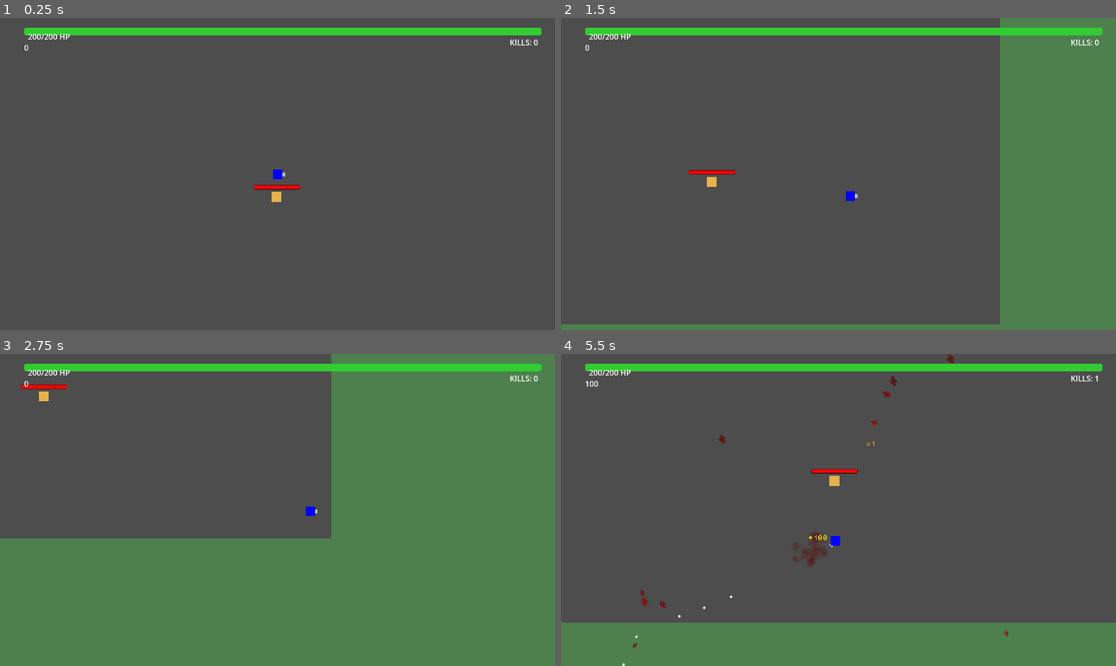
Above: before the commit, frames 1-4 (two rows, left to right).
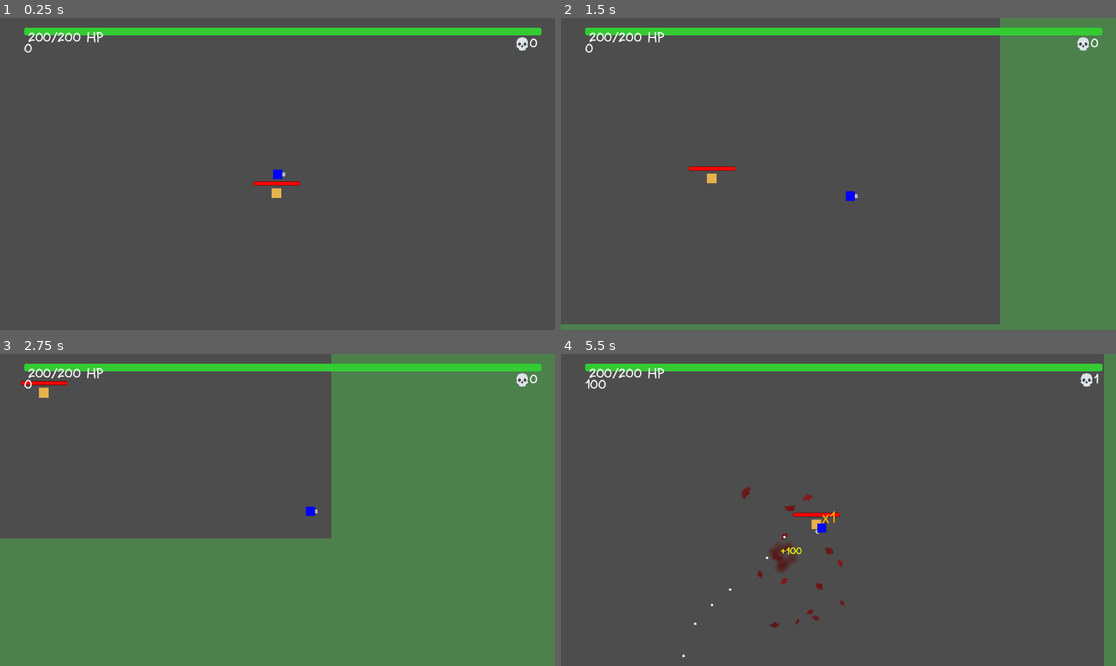
Above: after the commit, the same moments.

Repository: AtulkrishnanMU/roadblood
Game: Godot game, scene res://scenes/levels/level_template.tscn
Same seed, same stepped clock (60 frames per second), same inputs: the game is played once before the commit and once after it. Sound files missing from this copy of the repository are replaced by a short silence.
Inputs:
- Up to frame 1 (0.25 s): no input
- Up to frame 2 (1.5 s): tap Enter at 0.5 s; hold Right (ui_right) 0.53-1.28 s; hold Down (ui_down) from 1.28 s (still down)
- Up to frame 3 (2.75 s): release Down (ui_down) at 2.03 s; hold Right (ui_right) from 2.03 s (still down)
- Up to frame 4 (5.5 s): release Right (ui_right) at 2.78 s; hold Up (ui_up) 2.78-3.53 s; hold Left (ui_left) 3.53-5.03 s; hold Down (ui_down) from 5.03 s (still down)

The runs differ from the first frame. In frame 1, 0.6% of the frame differs, in the area x 4-97%, y 4-60%; in frame 2, 0.6%; in frame 3, 0.6%; in frame 4, 17%, in the area x 0-100%, y 0-100%.

Commit message:
Improved gameplay again

Diff:
--- a/scenes/characters/enemy/base_enemy.gd
+++ b/scenes/characters/enemy/base_enemy.gd
@@ -17,6 +17,9 @@
 # Audio constants
 const MIN_PITCH = 1.5
 const MAX_PITCH = 3.0
+
+# Eating sound constants
+const EATING_SOUND = preload("res://sounds/eating.mp3")
 
 # Sound arrays
 var hurt_sounds: Array[AudioStream] = [
@@ -59,6 +62,9 @@
 var continuous_attack_timer = 0.0
 var CONTINUOUS_ATTACK_INTERVAL = 2.0  # Attack every 2 seconds while in contact
 
+# Eating sound variables
+var eating_sound_player: AudioStreamPlayer
+
 func _ready():
 	add_to_group("enemies")
 	# Find the player reference
@@ -87,6 +93,9 @@
 	current_food_target = food_object
 	continuous_attack_timer = 0.0
 
+	# Start eating sound on loop
+	_start_eating_sound()
+
 	# Deal immediate damage on first contact
 	var knockback_direction = (current_food_target.global_position - global_position).normalized()
 	current_food_target.take_damage(DAMAGE, knockback_direction)
@@ -94,6 +103,9 @@
 func _stop_continuous_food_attack():
 	is_attacking_food = false
 	current_food_target = null
+
+	# Stop eating sound
+	_stop_eating_sound()
 
 func _update_continuous_food_attack(delta):
 	if is_attacking_food and current_food_target:
@@ -197,13 +209,15 @@
 				blood_splash.set_dead_enemy(true)
 
 func _find_target():
-	# Temporarily disable food targeting to debug player movement issue
-	# Override in child classes or use this default logic
-	if false:  # targets_food - temporarily disabled
+	# Check if this enemy targets food or player
+	if targets_food:
 		# Find nearest food
 		var food_objects = get_tree().get_nodes_in_group("food")
 		if food_objects.size() > 0:
 			current_target = _get_nearest_node(food_objects)
+		else:
+			# If no food available, fall back to player
+			current_target = player
 	else:
 		# Target player
 		current_target = player
@@ -275,6 +289,10 @@
 func _attack_target():
 	# Only attack if cooldown is ready
 	if attack_timer <= 0:
+		# Prevent food-targeting enemies from attacking the player
+		if targets_food and current_target == player:
+			return  # Don't attack the player if we target food
+
 		# Calculate knockback direction (from enemy to target)
 		var knockback_direction = (current_target.global_position - global_position).normalized()
 
@@ -345,3 +363,26 @@
 
 	# Remove enemy immediately after blood burst
 	queue_free()
+
+func _start_eating_sound():
+	# Create non-positional audio player for eating sound
+	if eating_sound_player == null:
+		eating_sound_player = AudioStreamPlayer.new()
+		add_child(eating_sound_player)
+
+	eating_sound_player.stream = EATING_SOUND
+	eating_sound_player.volume_db = -2.0  # Moderate volume for eating sound
+	eating_sound_player.play()
+
+	# Connect to loop the sound
+	if not eating_sound_player.finished.is_connected(_on_eating_sound_finished):
+		eating_sound_player.finished.connect(_on_eating_sound_finished)
+
+func _stop_eating_sound():
+	if eating_sound_player and eating_sound_player.playing:
+		eating_sound_player.stop()
+
+func _on_eating_sound_finished():
+	# Restart eating sound to create continuous loop
+	if is_attacking_food and eating_sound_player:
+		eating_sound_player.play()
--- a/scenes/characters/player/player.gd
+++ b/scenes/characters/player/player.gd
@@ -44,6 +44,8 @@
 var combo_streak: int = 0
 var combo_active: bool = false
 var combo_timer: Timer = null
+var current_combo_popup: Node2D = null  # Track persistent combo popup
+var combo_popup_label: Label = null   # Track the label for text updates
 
 var time = 0.0
 var shoot_angle = 0.0
@@ -82,6 +84,40 @@
 	combo_timer.connect("timeout",Callable(self,"_on_combo_timer_timeout"))
 	add_child(combo_timer)
 
+func _create_or_update_combo_popup():
+	var scene := get_tree().current_scene
+	if scene == null:
+		return
+
+	if current_combo_popup == null:
+		# Create new persistent popup
+		current_combo_popup = Node2D.new()
+		current_combo_popup.position = (global_position + Vector2(0, -100)).round()
+		scene.add_child(current_combo_popup)
+
+		combo_popup_label = Label.new()
+		combo_popup_label.text = "x" + str(combo_streak)
+		combo_popup_label.modulate = Color.ORANGE
+		FontConfig.apply_popup_font_with_size(combo_popup_label, 100)
+
+		current_combo_popup.add_child(combo_popup_label)
+	else:
+		# Update existing popup text
+		combo_popup_label.text = "x" + str(combo_streak)
+		# Update position to follow player
+		current_combo_popup.position = (global_position + Vector2(0, -100)).round()
+
+func _fade_out_combo_popup():
+	if current_combo_popup and combo_popup_label:
+		var tween = get_tree().create_tween()
+		tween.tween_property(combo_popup_label, "modulate:a", 0.0, 0.5)
+		tween.tween_callback(func():
+			if current_combo_popup:
+				current_combo_popup.queue_free()
+				current_combo_popup = null
+				combo_popup_label = null
+		)
+
 func _on_combo_timer_timeout():
 	# Apply score before resetting the combo
 	apply_combo_score()
@@ -97,8 +133,8 @@
 		combo_timer.stop()
 		combo_timer.start()
 
-	# Show combo popup immediately for instant feedback
-	PopupUtils.spawn_combo_popup(self, "x" + str(combo_streak))
+	# Update persistent combo popup
+	_create_or_update_combo_popup()
 
 	emit_signal("combo_streak_changed", combo_streak)
 
@@ -109,6 +145,9 @@
 	# Stop combo timer
 	if combo_timer:
 		combo_timer.stop()
+
+	# Fade out combo popup
+	_fade_out_combo_popup()
 
 	emit_signal("combo_streak_changed", 0)
 	print("Combo streak reset")
@@ -221,6 +260,10 @@
 
 	# Update base_y to follow movement
 	base_y = position.y
+
+	# Update combo popup position to follow player
+	if current_combo_popup:
+		current_combo_popup.position = (global_position + Vector2(0, -100)).round()
 
 	# Update screen shake
 	if screen_shake_time > 0:
@@ -374,6 +417,9 @@
 	# Apply combo score before taking damage if combo is active
 	apply_combo_score()
 
+	# Reset combo streak when taking damage
+	reset_combo_streak()
+
 	health = max(health - amount, 0)
 	if ui_script:
 		ui_script.update_health(health, MAX_HEALTH)
@@ -431,13 +477,14 @@
 	tween.tween_callback(flash.queue_free)
 
 func _play_gunshot_sound():
-	# Create audio player for gunshot sound
+	# Create audio player for gunshot sound with lower volume and random pitch
 	var audio_player = AudioStreamPlayer2D.new()
 	var gunshot_sound = load(GUNSHOT_SOUND_PATH)
 	if gunshot_sound:
 		audio_player.stream = gunshot_sound
-		audio_player.volume_db = -5.0  # Slightly quieter
+		audio_player.volume_db = 0.0  # Full volume for gunshot sounds
 		audio_player.position = global_position
+		audio_player.pitch_scale = randf_range(0.8, 1.2)  # Random pitch variation
 
 		# Add to scene and play
 		get_parent().add_child(audio_player)
--- a/scenes/levels/level.gd
+++ b/scenes/levels/level.gd
@@ -14,6 +14,12 @@
 	if ui:
 		combo_text_label = ui.get_node_or_null("ComboTextLabel")
 		combo_total_label = ui.get_node_or_null("ComboTotalLabel")
+
+		# Apply default font to combo labels
+		if combo_text_label:
+			FontConfig.apply_ui_font(combo_text_label)
+		if combo_total_label:
+			FontConfig.apply_ui_font(combo_total_label)
 
 	# Connect player signals
 	if player and player.has_signal("combo_streak_changed"):
--- a/scenes/levels/level_template.tscn
+++ b/scenes/levels/level_template.tscn
@@ -7,6 +7,8 @@
 [ext_resource type="PackedScene" uid="uid://bvxw8y7q2food" path="res://scenes/objects/food/food.tscn" id="6_eokde"]
 [ext_resource type="Script" uid="uid://dl7am6qsh2ul0" path="res://scenes/levels/level.gd" id="6_level_script"]
 [ext_resource type="PackedScene" uid="uid://bvxw8y7q2room" path="res://scenes/objects/room/room.tscn" id="7_room"]
+[ext_resource type="PackedScene" uid="uid://bvxw8y7q2healthspawner" path="res://scenes/objects/health/health_spawner.tscn" id="8_health_spawner"]
+[ext_resource type="PackedScene" uid="uid://bvxw8y7q2musicmanager" path="res://scenes/utility-scripts/utils/music_manager.tscn" id="9_music_manager"]
 
 [node name="LevelTemplate" type="Node2D"]
 script = ExtResource("6_level_script")
@@ -18,8 +20,12 @@
 [node name="TimeUtils" type="Node" parent="."]
 script = ExtResource("5_time_utils")
 
+[node name="MusicManager" parent="." instance=ExtResource("9_music_manager")]
+
 [node name="EnemySpawner" type="Node2D" parent="."]
 script = ExtResource("4_spawner")
+
+[node name="HealthSpawner" parent="." instance=ExtResource("8_health_spawner")]
 
 [node name="Food" parent="." instance=ExtResource("6_eokde")]
 position = Vector2(568, 445)
--- a/scenes/objects/food/food_object.gd
+++ b/scenes/objects/food/food_object.gd
@@ -5,6 +5,12 @@
 var health: int
 var max_health: int
 var health_bar: ProgressBar
+
+# Floating animation variables
+var time = 0.0
+var base_y = 0.0
+const FLOAT_SPEED = 80.0  # Much faster float speed
+const FLOAT_HEIGHT = 20.0  # Slightly larger float height
 
 func _ready():
 	add_to_group("food")
@@ -16,6 +22,19 @@
 		health_bar.max_value = max_health
 		health_bar.value = health
 		_setup_health_bar_style()
+
+	# Store initial Y position for floating animation
+	base_y = position.y
+
+func _physics_process(delta):
+	time += delta
+
+	# Floating animation with ease in/out using cubic interpolation
+	var float_phase = time * FLOAT_SPEED * 0.1
+	# Use ease in/out with cubic interpolation for smooth acceleration/deceleration
+	var ease_factor = 0.5 * (1.0 + cos(float_phase * TAU))  # Cosine gives natural ease in/out
+	var float_offset = ease_factor * FLOAT_HEIGHT
+	position.y = base_y - float_offset  # Negative to float up when ease_factor is high
 
 func _setup_health_bar_style():
 	# Style the health bar
--- /dev/null
+++ b/scenes/objects/health/health_pickup.gd
@@ -0,0 +1,125 @@
+extends Area2D
+
+class_name HealthPickup
+
+const HEAL_AMOUNT = 25
+const FLOAT_SPEED = 50.0
+const FLOAT_HEIGHT = 20.0
+const LIFETIME = 10.0  # Health pickups disappear after 10 seconds
+const HEALTH_GAIN_SOUND = preload("res://sounds/health-gain.mp3")  # Same as player
+
+var time = 0.0
+var base_y = 0.0
+var player: CharacterBody2D
+var is_collected = false
+
+# Visual elements
+var sprite: Sprite2D
+var collision_shape: CollisionShape2D
+
+func _ready():
+	# Add to health pickups group
+	add_to_group("health_pickups")
+
+	# Find player reference
+	player = get_tree().get_first_node_in_group("player")
+
+	# Create visual elements
+	_create_visuals()
+
+	# Set up collision detection
+	body_entered.connect(_on_body_entered)
+
+	# Store initial Y position for floating animation
+	base_y = position.y
+
+func _create_visuals():
+	# Create sprite (pink circle)
+	sprite = Sprite2D.new()
+	var texture = ImageTexture.new()
+	var image = Image.create(32, 32, false, Image.FORMAT_RGBA8)
+	image.fill(Color.TRANSPARENT)
+
+	# Draw pink circle
+	var center = Vector2(16, 16)
+	var radius = 14
+	for x in range(32):
+		for y in range(32):
+			var pos = Vector2(x, y)
+			var dist = pos.distance_to(center)
+			if dist <= radius:
+				# Create gradient effect
+				var brightness = 1.0 - (dist / radius) * 0.3
+				image.set_pixel(x, y, Color(1.0, 0.7, 0.8, brightness))  # Pink with gradient
+
+	texture.set_image(image)
+	sprite.texture = texture
+	add_child(sprite)
+
+	# Create collision shape
+	collision_shape = CollisionShape2D.new()
+	var circle_shape = CircleShape2D.new()
+	circle_shape.radius = 14
+	collision_shape.shape = circle_shape
+	add_child(collision_shape)
+
+func _physics_process(delta):
+	time += delta
+
+	# Floating animation
+	var float_phase = time * FLOAT_SPEED * 0.1
+	var smooth_float = smoothstep(-1.0, 1.0, sin(float_phase))
+	var float_offset = smooth_float * FLOAT_HEIGHT
+	position.y = base_y + float_offset
+
+	# Remove after lifetime
+	if time >= LIFETIME:
+		_fade_out_and_remove()
+
+func _on_body_entered(body):
+	if body == player and not is_collected:
+		is_collected = true
+
+		# Heal the player
+		if player.has_method("heal"):
+			player.heal(HEAL_AMOUNT)
+
+			# Play health gain sound
+			_play_health_gain_sound()
+
+			# Show custom health popup (pink with flicker)
+			_spawn_health_popup()
+
+			# Hide sprite and disable collision safely using call_deferred
+			if sprite:
+				sprite.visible = false
+			if collision_shape:
+				collision_shape.set_deferred("disabled", true)
+
+			# Delay destruction to allow sound to play
+			var tween = create_tween()
+			tween.tween_callback(queue_free).set_delay(1.0)
+
+func _spawn_health_popup():
+	const PopupUtils = preload("res://scenes/utility-scripts/utils/popup_utils.gd")
+	# Create a custom pink health popup with flicker effect
+	PopupUtils.spawn_floating_popup(self, "+" + str(HEAL_AMOUNT) + " HP", Color(1.0, 0.7, 0.8), Vector2(0, -50), 64)
+
+func _play_health_gain_sound():
+	# Create non-positional audio player for health gain sound
+	var audio_player = AudioStreamPlayer.new()
+	audio_player.stream = HEALTH_GAIN_SOUND
+	audio_player.volume_db = 3.0  # Louder than full volume for health gain sound
+
+	# Add to scene and play
+	add_child(audio_player)
+	audio_player.play()
+
+	# Remove after sound finishes
+	audio_player.finished.connect(audio_player.queue_free)
+
+func _fade_out_and_remove():
+	# Fade out animation before removing
+	var tween = create_tween()
+	tween.tween_property(sprite, "modulate:a", 0.0, 0.5)
+	tween.tween_callback(queue_free)
--- /dev/null
+++ b/scenes/objects/health/health_pickup.tscn
@@ -0,0 +1,12 @@
+[gd_scene load_steps=3 format=3 uid="uid://dyrfq5la7emaj"]
+
+[ext_resource type="Script" uid="uid://860yw5sllk1e" path="res://scenes/objects/health/health_pickup.gd" id="health_script"]
+
+[sub_resource type="CircleShape2D" id="CircleShape2D_1"]
+radius = 67.18631
+
+[node name="HealthPickup" type="Area2D"]
+script = ExtResource("health_script")
+
+[node name="CollisionShape2D" type="CollisionShape2D" parent="."]
+shape = SubResource("CircleShape2D_1")
--- /dev/null
+++ b/scenes/objects/health/health_spawner.tscn
@@ -0,0 +1,6 @@
+[gd_scene load_steps=2 format=3 uid="uid://bvxw8y7q2healthspawner"]
+
+[ext_resource type="Script" path="res://scenes/utility-scripts/utils/health_spawner.gd" id="health_spawner_script"]
+
+[node name="HealthSpawner" type="Node2D"]
+script = ExtResource("health_spawner_script")
--- a/scenes/ui/ui.gd
+++ b/scenes/ui/ui.gd
@@ -23,10 +23,19 @@
 	if health_bar:
 		health_bar.show_percentage = false
 		health_label = health_bar.get_node_or_null("HealthLabel")
+		# Apply default font to health label
+		if health_label:
+			FontConfig.apply_ui_font(health_label)
 
 	# Find other labels
 	kill_counter_label = get_node_or_null("HealthBar/KillCounterLabel")
 	score_label = get_node_or_null("ScoreLabel")
+
+	# Apply default font to UI labels
+	if kill_counter_label:
+		FontConfig.apply_ui_font(kill_counter_label)
+	if score_label:
+		FontConfig.apply_ui_font(score_label)
 
 	# Initialize displays
 	update_kill_counter(0)
@@ -103,7 +112,7 @@
 func update_kill_counter(kills: int):
 	total_kills = kills
 	if kill_counter_label:
-		kill_counter_label.text = "KILLS: " + str(total_kills)
+		kill_counter_label.text = "💀" + str(total_kills)
 
 	# Check for multi-bullet unlock
 	var player = get_tree().get_first_node_in_group("player")
--- a/scenes/ui/ui.tscn
+++ b/scenes/ui/ui.tscn
@@ -61,7 +61,7 @@
 offset_top = 19.0
 offset_right = 1067.0
 offset_bottom = 43.0
-text = "KILLS: 0"
+text = "💀0"
 horizontal_alignment = 2
 
 [node name="ScoreLabel" type="Label" parent="."]
--- a/scenes/utility-scripts/utils/audio_utils.gd
+++ b/scenes/utility-scripts/utils/audio_utils.gd
@@ -74,7 +74,20 @@
 	# Randomly select one death sound from the array
 	var sound_to_play = death_sounds[randi() % death_sounds.size()]
 
-	play_positioned_sound(sound_to_play, position, 1.4, 2.0)
+	# Create non-positional audio player for consistent full volume
+	var scene: Node = Engine.get_main_loop().current_scene
+	if scene == null:
+		return
+
+	var audio := AudioStreamPlayer.new()  # Non-positional for consistent volume
+	audio.stream = sound_to_play
+	audio.volume_db = -1.0  # Reduced volume for death sounds
+	audio.pitch_scale = randf_range(1.4, 2.0)  # Keep the high pitch variation
+	scene.add_child(audio)
+	audio.play()
+
+	# Remove after sound finishes
+	audio.finished.connect(audio.queue_free)
 
 # Plays hurt sound at position
 static func play_hurt_sound(hurt_sound: AudioStream, position: Vector2) -> void:
--- a/scenes/utility-scripts/utils/font_config.gd
+++ b/scenes/utility-scripts/utils/font_config.gd
@@ -2,13 +2,13 @@
 extends RefCounted
 
 # Global font configuration for Roadblood
-const DEFAULT_FONT_PATH := "res://fonts/PixelOperator8.ttf"
-const DEFAULT_FONT_SIZE := 16
-const DEFAULT_UI_FONT_SIZE := 14
+const DEFAULT_FONT_PATH := "res://fonts/tropical-luge.ttf"
+const DEFAULT_FONT_SIZE := 32
+const DEFAULT_UI_FONT_SIZE := 32
 const DEFAULT_DIALOGUE_FONT_SIZE := 16
 const DEFAULT_TITLE_FONT_SIZE := 32
-const DEFAULT_POPUP_FONT_SIZE := 20
-const DEFAULT_OUTLINE_SIZE := 2
+const DEFAULT_POPUP_FONT_SIZE := 32
+const DEFAULT_OUTLINE_SIZE := 0
 
 # Cached font resource
 static var _default_font: FontFile = null
@@ -84,6 +84,15 @@
 		# Explicitly remove outlines
 		label.add_theme_constant_override("outline_size", 0)
 
+static func apply_popup_font_with_size(label: Label, font_size: int) -> void:
+	# Apply font without outlines for popup text with custom size
+	var font := get_default_font()
+	if font and label:
+		label.add_theme_font_override("font", font)
+		label.add_theme_font_size_override("font_size", font_size)
+		# Explicitly remove outlines
+		label.add_theme_constant_override("outline_size", 0)
+
 # Apply custom font (for when you need a different font)
 static func apply_custom_font(label: Label, font_path: String, font_size: int = DEFAULT_FONT_SIZE) -> void:
 	var custom_font := load(font_path) as FontFile
--- /dev/null
+++ b/scenes/utility-scripts/utils/health_spawner.gd
@@ -0,0 +1,64 @@
+extends Node2D
+
+class_name HealthSpawner
+
+const HEALTH_PICKUP_SCENE = preload("res://scenes/objects/health/health_pickup.tscn")
+const SPAWN_INTERVAL = 15.0  # Spawn health every 15 seconds
+const MAX_HEALTH_PICKUPS = 3  # Maximum health pickups at once
+const SPAWN_MARGIN = 50  # Distance from room edges
+
+var spawn_timer: Timer
+var room_bounds: Rect2
+
+func _ready():
+	# Set up spawn timer
+	spawn_timer = Timer.new()
+	spawn_timer.wait_time = SPAWN_INTERVAL
+	spawn_timer.timeout.connect(_on_spawn_timer_timeout)
+	add_child(spawn_timer)
+	spawn_timer.start()
+
+	# Get room bounds from the room object
+	_find_room_bounds()
+
+func _find_room_bounds():
+	# Try to find the room in the scene
+	var room = get_tree().get_first_node_in_group("room")
+	if room and room.has_method("get_bounds"):
+		room_bounds = room.get_bounds()
+	else:
+		# Fallback: use a default room size
+		room_bounds = Rect2(100, 100, 1000, 600)
+		print("HealthSpawner: Using default room bounds")
+
+func _on_spawn_timer_timeout():
+	# Check if we can spawn more health pickups
+	var current_health_pickups = get_tree().get_nodes_in_group("health_pickups").size()
+	if current_health_pickups >= MAX_HEALTH_PICKUPS:
+		return
+
+	# Spawn a health pickup at a random position
+	_spawn_health_pickup()
+
+func _spawn_health_pickup():
+	# Generate random position within room bounds
+	var random_x = randf_range(room_bounds.position.x + SPAWN_MARGIN, room_bounds.position.x + room_bounds.size.x - SPAWN_MARGIN)
+	var random_y = randf_range(room_bounds.position.y + SPAWN_MARGIN, room_bounds.position.y + room_bounds.size.y - SPAWN_MARGIN)
+	var spawn_position = Vector2(random_x, random_y)
+
+	# Create health pickup
+	var health_pickup = HEALTH_PICKUP_SCENE.instantiate()
+	if health_pickup:
+		health_pickup.position = spawn_position
+		get_tree().current_scene.add_child(health_pickup)
+		print("Health pickup spawned at: ", spawn_position)
+
+func stop_spawning():
+	# Stop the spawn timer
+	if spawn_timer:
+		spawn_timer.stop()
+
+func start_spawning():
+	# Start the spawn timer
+	if spawn_timer:
+		spawn_timer.start()
--- /dev/null
+++ b/scenes/utility-scripts/utils/music_manager.gd
@@ -0,0 +1,55 @@
+extends Node
+
+class_name MusicManager
+
+const BG_TRACK = preload("res://music/bg-track.mp3")
+
+var music_player: AudioStreamPlayer
+var is_playing = false
+
+func _ready():
+	# Create audio player for background music
+	music_player = AudioStreamPlayer.new()
+
+	# Create a mutable copy of the audio stream for looping
+	var bg_stream = BG_TRACK.duplicate()
+	if bg_stream is AudioStreamMP3:
+		bg_stream.loop = true
+
+	music_player.stream = bg_stream
+	music_player.volume_db = 0.0  # Full volume for background music
+	music_player.autoplay = false  # We'll control playback manually
+
+	add_child(music_player)
+
+	# Start playing background music
+	play_background_music()
+
+func play_background_music():
+	if not is_playing and music_player:
+		music_player.play()
+		is_playing = true
+		print("Background music started")
+
+func stop_background_music():
+	if is_playing and music_player:
+		music_player.stop()
+		is_playing = false
+		print("Background music stopped")
+
+func set_volume(volume_db: float):
+	if music_player:
+		music_player.volume_db = volume_db
+
+func fade_out(duration: float = 2.0):
+	if music_player and is_playing:
+		var tween = create_tween()
+		tween.tween_property(music_player, "volume_db", -80.0, duration)
+		tween.tween_callback(stop_background_music)
+
+func fade_in(duration: float = 2.0, target_volume: float = 0.0):
+	if music_player and not is_playing:
+		music_player.volume_db = -80.0  # Start silent
+		play_background_music()
+		var tween = create_tween()
+		tween.tween_property(music_player, "volume_db", target_volume, duration)
--- /dev/null
+++ b/scenes/utility-scripts/utils/music_manager.tscn
@@ -0,0 +1,6 @@
+[gd_scene load_steps=2 format=3 uid="uid://ekgfi84n6oqb"]
+
+[ext_resource type="Script" path="res://scenes/utility-scripts/utils/music_manager.gd" id="music_manager_script"]
+
+[node name="MusicManager" type="Node"]
+script = ExtResource("music_manager_script")
--- a/scenes/utility-scripts/utils/popup_utils.gd
+++ b/scenes/utility-scripts/utils/popup_utils.gd
@@ -5,7 +5,7 @@
 const POPUP_FONT_SIZE = 30
 
 # Clean floating popup method (similar to cash popup)
-static func spawn_floating_popup(character: Node2D, text: String, color: Color, offset: Vector2 = Vector2(0, -20), font_size: int = 20, height: float = 0.0) -> void:
+static func spawn_floating_popup(character: Node2D, text: String, color: Color, offset: Vector2 = Vector2(0, -20), font_size: int = FontConfig.DEFAULT_POPUP_FONT_SIZE, height: float = 0.0) -> void:
 	var scene := character.get_tree().current_scene
 	if scene == null:
 		return
@@ -19,11 +19,9 @@
 	var label := Label.new()
 	label.text = text
 	label.modulate = color
-	# Apply popup font (no outlines)
-	FontConfig.apply_popup_font(label)
-	# Override font size if it's not the default
-	if font_size != 20:
-		label.add_theme_font_size_override("font_size", font_size)
+	# Apply popup font (no outlines) with custom size
+	FontConfig.apply_popup_font_with_size(label, font_size)
+	print("Popup font size set to: ", font_size)
 
 	popup_root.add_child(label)
 
@@ -46,7 +44,7 @@
 
 # Score popup specific function
 static func spawn_score_popup(character: Node2D, score: int) -> void:
-	spawn_floating_popup(character, "+" + str(score), Color.YELLOW, Vector2(0, -50), POPUP_FONT_SIZE)
+	spawn_floating_popup(character, "+" + str(score), Color.YELLOW, Vector2(0, -50), 64)
 
 # Health popup specific function
 static func spawn_health_popup(character: Node2D, health: int) -> void:
@@ -54,7 +52,7 @@
 
 # Combo popup specific function
 static func spawn_combo_popup(character: Node2D, combo_text: String) -> void:
-	spawn_floating_popup(character, combo_text, Color.ORANGE, Vector2(0, -70), POPUP_FONT_SIZE)
+	spawn_floating_popup(character, combo_text, Color.ORANGE, Vector2(0, -100), 52)
 
 # Milestone popup specific function
 static func spawn_milestone_popup(character: Node2D, score: int) -> void:
Binary file added: fonts/Glina Script em..otf
Not shown, added: fonts/Glina Script em..otf.import
Binary file added: fonts/tropical-luge.ttf
Not shown, added: fonts/tropical-luge.ttf.import
Not shown, added: music/bg-track.mp3.import
Not shown: 1 places in scenes/levels/level_template.tscn that only renumber resources
Not shown, added: scenes/objects/health/health_pickup.gd.uid
Not shown, added: scenes/utility-scripts/utils/health_spawner.gd.uid
Not shown, added: scenes/utility-scripts/utils/music_manager.gd.uid
Not shown, added: sounds/eating.mp3.import
Not shown, added: music/bg-track.mp3
Not shown, added: sounds/eating.mp3
